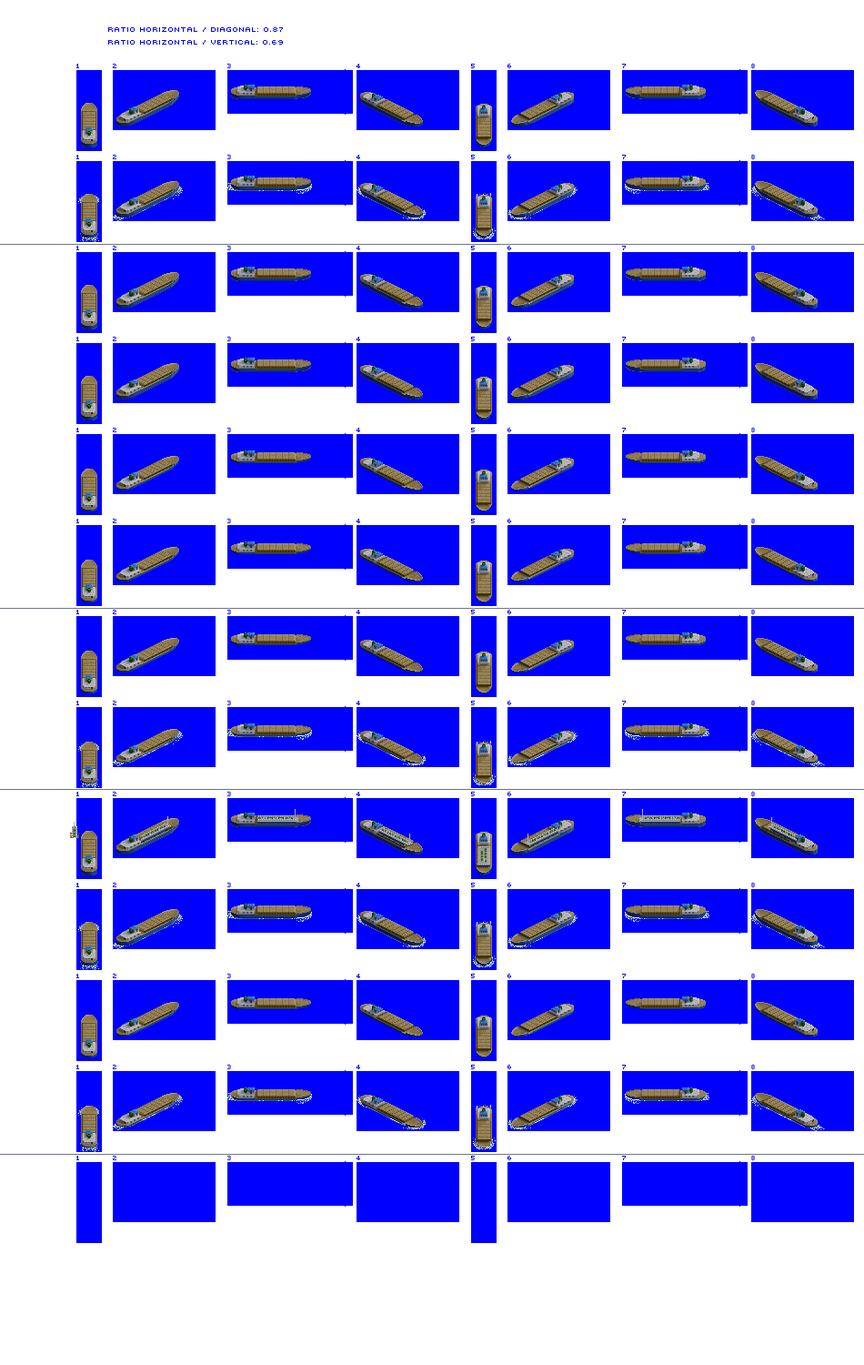
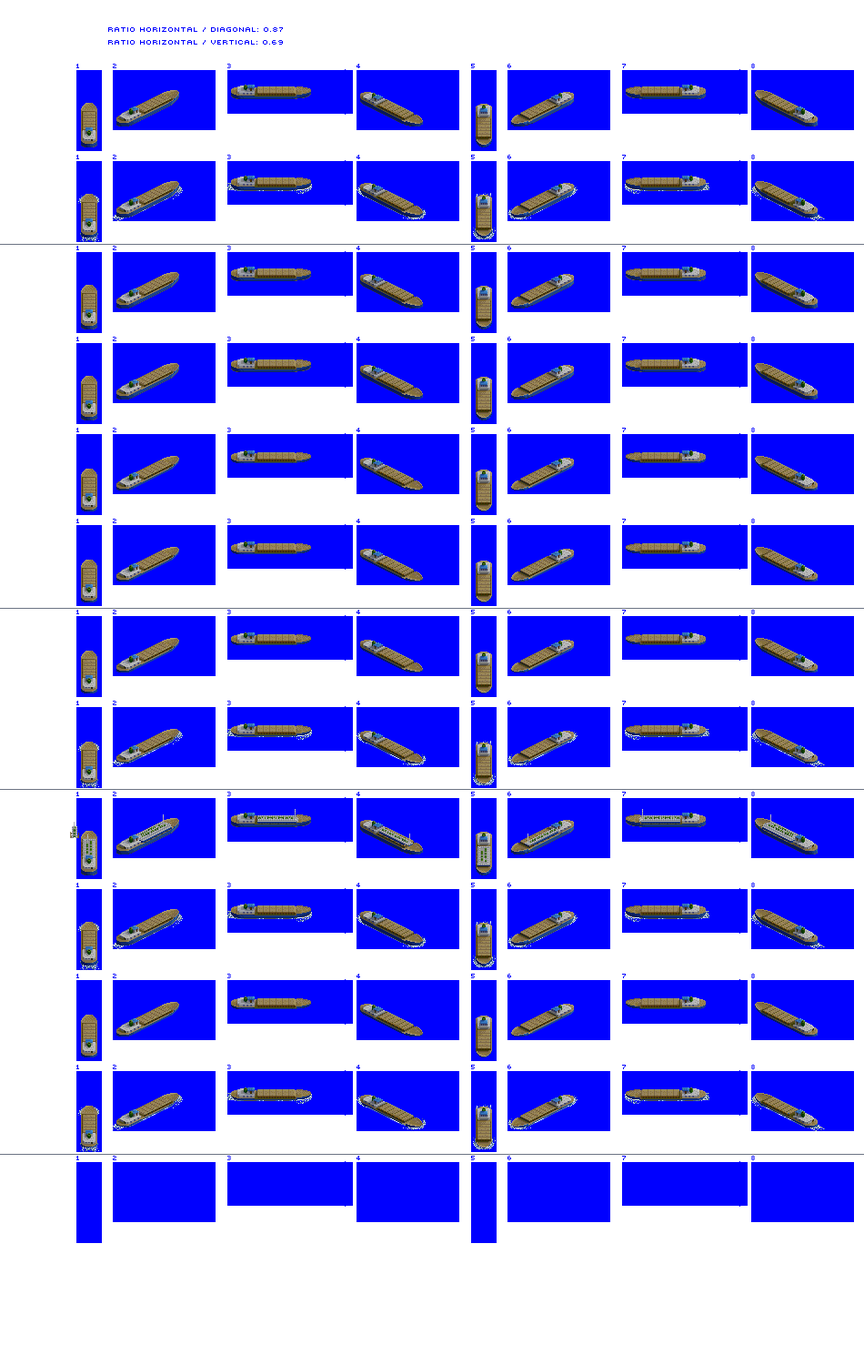
Comparing the layer stacks of the two 864 x 1365 images. Changes:
painted on "Tanker (WIP)" over left=80, top=814, right=799, bottom=859
